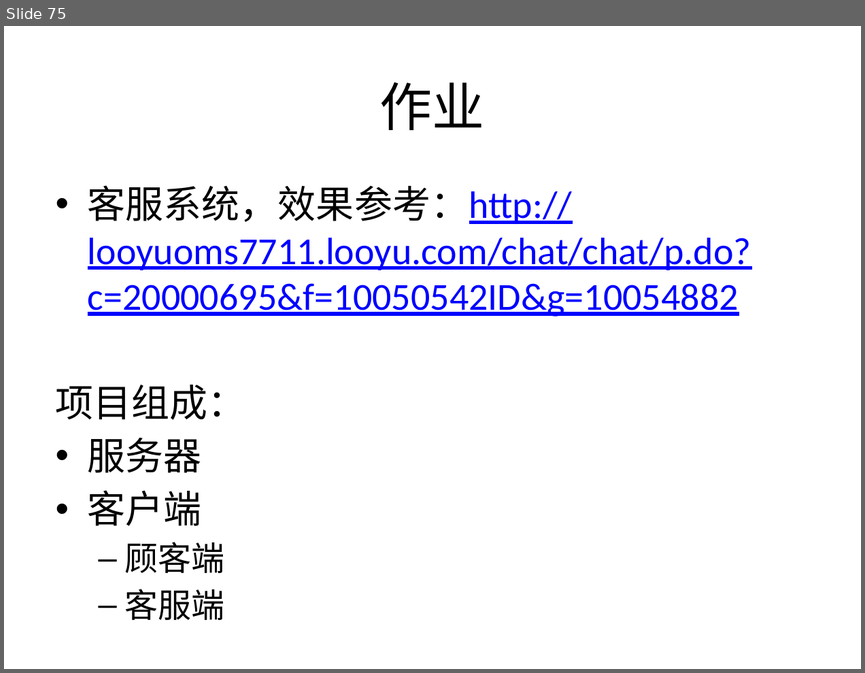
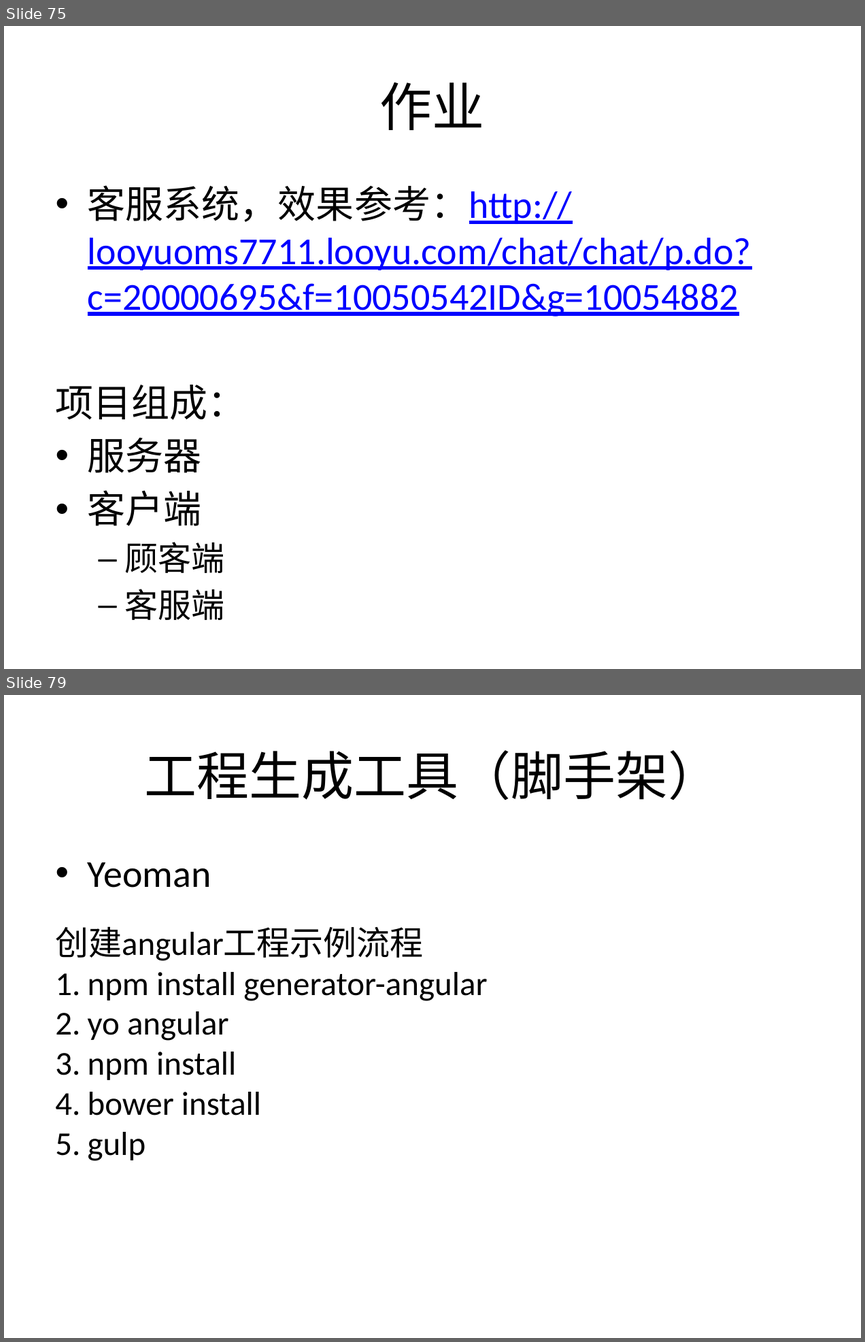
Before and after one commit to plter/HTML5Course20160612, a slide deck: Web前端教学记录.pptx. Shown one above the other, each under a label of ours: slide 75 before the commit, slides 75 and 79 after it; the slides between them are not shown. The pictures are 865x673 and 865x1342 pixels, drawn with LibreOffice and Linux fonts; fonts in the diff are those of the drawing. Boxes give left, top, right and bottom in pixels: in the first picture for what was removed or moved away, otherwise in the second. Text is boxed around its words. In the diff, an @@ line names an element or a change of style, - is before the commit and + after.

Commit message:
添加工程化工具使用示例

```diff
--- a/Web前端教学记录.pptx
+++ b/Web前端教学记录.pptx
@@ slide 79 added at (x1=4, y1=695, x2=861, y2=1338), background #FFFFFF @@
@@ title added at (x1=144, y1=750, x2=720, y2=800), 44 pt, text #000000 @@
+工程生成工具（脚手架）
@@ text added at (x1=88, y1=862, x2=211, y2=887), 32 pt, text #000000 @@
+• Yeoman
@@ text added at (x1=55, y1=926, x2=487, y2=1161), 28 pt, text #000000 @@
+创建angular工程示例流程
+1. npm install generator-angular
+2. yo angular
+3. npm install
+4. bower install
+5. gulp
```
Also in this commit, not shown: 2 slides changed, 2 other slides added, 27 other files.
